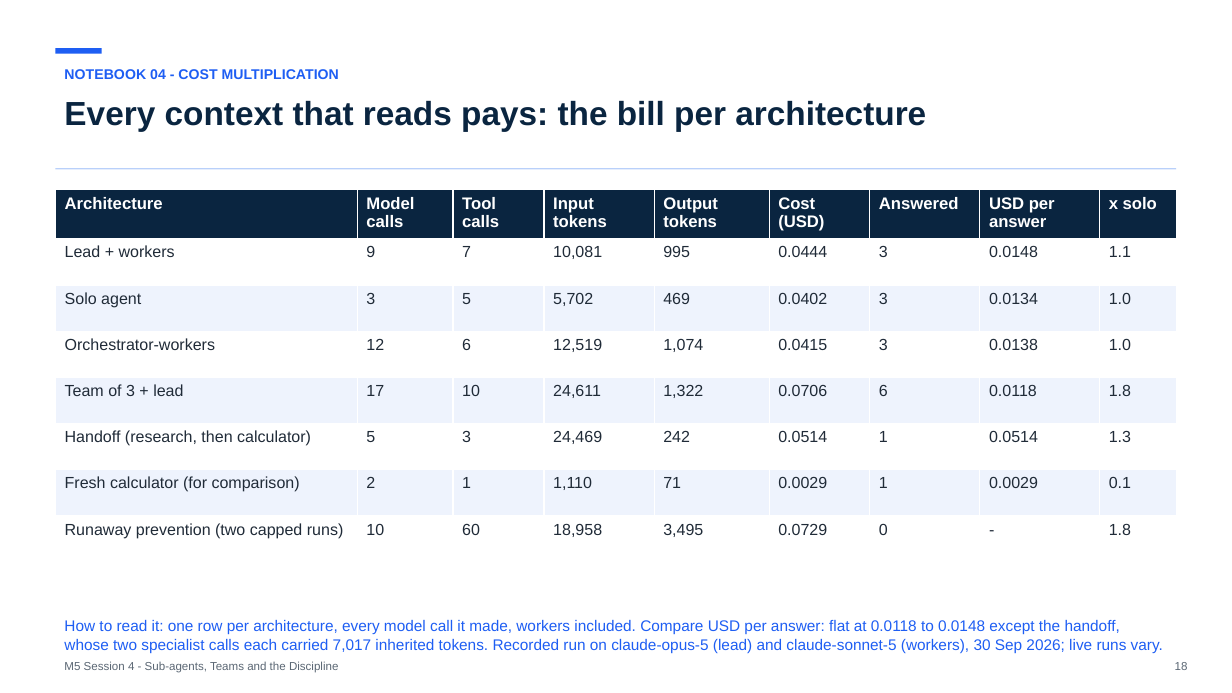
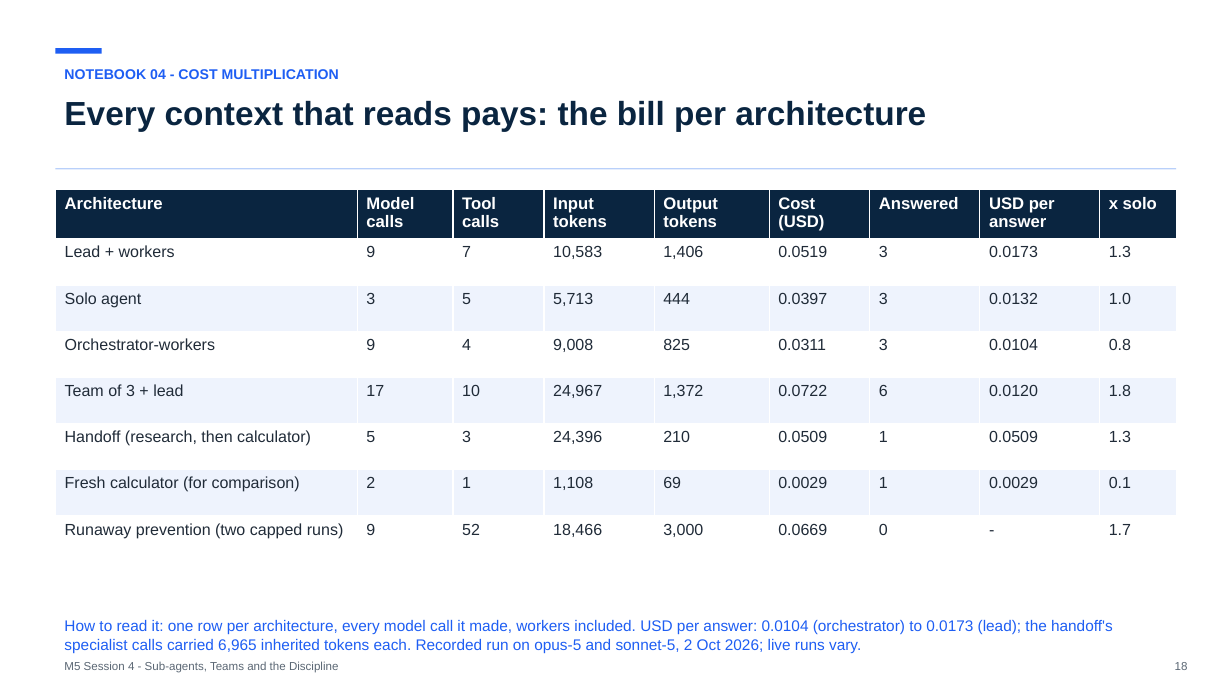
Before and after one commit to maglionejm/fontys-tech-exercises, a slide deck: slide 18 of presentations/m5-session-4-sub-agents-teams-and-the-discipline.pptx. Drawn at 1232x693 pixels with LibreOffice and Linux fonts; fonts in the diff are those of the drawing. Boxes give left, top, right and bottom in pixels: in the first picture for what was removed or moved away, otherwise in the second. Text is boxed around its words. In the diff, an @@ line names an element or a change of style, - is before the commit and + after.

```diff
--- a/presentations/m5-session-4-sub-agents-teams-and-the-discipline.pptx
+++ b/presentations/m5-session-4-sub-agents-teams-and-the-discipline.pptx
@@ table at [55, 189, 1177, 559] @@
-row 2: Lead + workers | 9 | 7 | 10,081 | 995 | 0.0444 | 3 | 0.0148 | 1.1
+row 2: Lead + workers | 9 | 7 | 10,583 | 1,406 | 0.0519 | 3 | 0.0173 | 1.3
-row 3: Solo agent | 3 | 5 | 5,702 | 469 | 0.0402 | 3 | 0.0134 | 1.0
+row 3: Solo agent | 3 | 5 | 5,713 | 444 | 0.0397 | 3 | 0.0132 | 1.0
-row 4: Orchestrator-workers | 12 | 6 | 12,519 | 1,074 | 0.0415 | 3 | 0.0138 | 1.0
+row 4: Orchestrator-workers | 9 | 4 | 9,008 | 825 | 0.0311 | 3 | 0.0104 | 0.8
-row 5: Team of 3 + lead | 17 | 10 | 24,611 | 1,322 | 0.0706 | 6 | 0.0118 | 1.8
+row 5: Team of 3 + lead | 17 | 10 | 24,967 | 1,372 | 0.0722 | 6 | 0.0120 | 1.8
-row 6: Handoff (research, then calculator) | 5 | 3 | 24,469 | 242 | 0.0514 | 1 | 0.0514 | 1.3
+row 6: Handoff (research, then calculator) | 5 | 3 | 24,396 | 210 | 0.0509 | 1 | 0.0509 | 1.3
-row 7, column 4: 1,110
+row 7, column 4: 1,108
-row 7, column 5: 71
+row 7, column 5: 69
-row 8: Runaway prevention (two capped runs) | 10 | 60 | 18,958 | 3,495 | 0.0729 | 0 | - | 1.8
+row 8: Runaway prevention (two capped runs) | 9 | 52 | 18,466 | 3,000 | 0.0669 | 0 | - | 1.7
@@ text at [64, 620, 1113, 653]: text changed @@
-How to read it: one row per architecture, every model call it made, workers included. Compare USD per answer: flat at 0.0118 to 0.0148 except the handoff, whose two specialist calls each carried 7,017 inherited tokens. Recorded run on claude-opus-5 (lead) and claude-sonnet-5 (workers), 30 Sep 2026; live runs vary.
+How to read it: one row per architecture, every model call it made, workers included. USD per answer: 0.0104 (orchestrator) to 0.0173 (lead); the handoff's specialist calls carried 6,965 inherited tokens each. Recorded run on opus-5 and sonnet-5, 2 Oct 2026; live runs vary.
```
Also in this commit, not shown: 6 other slides changed, 1 other file.
